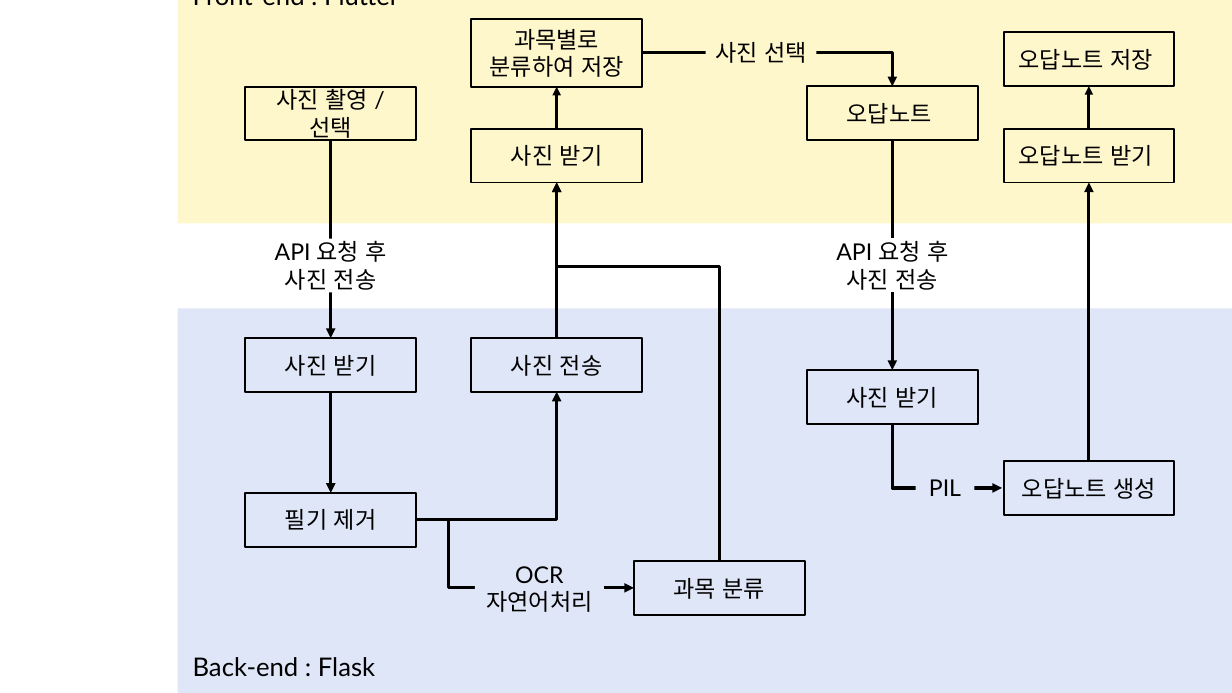
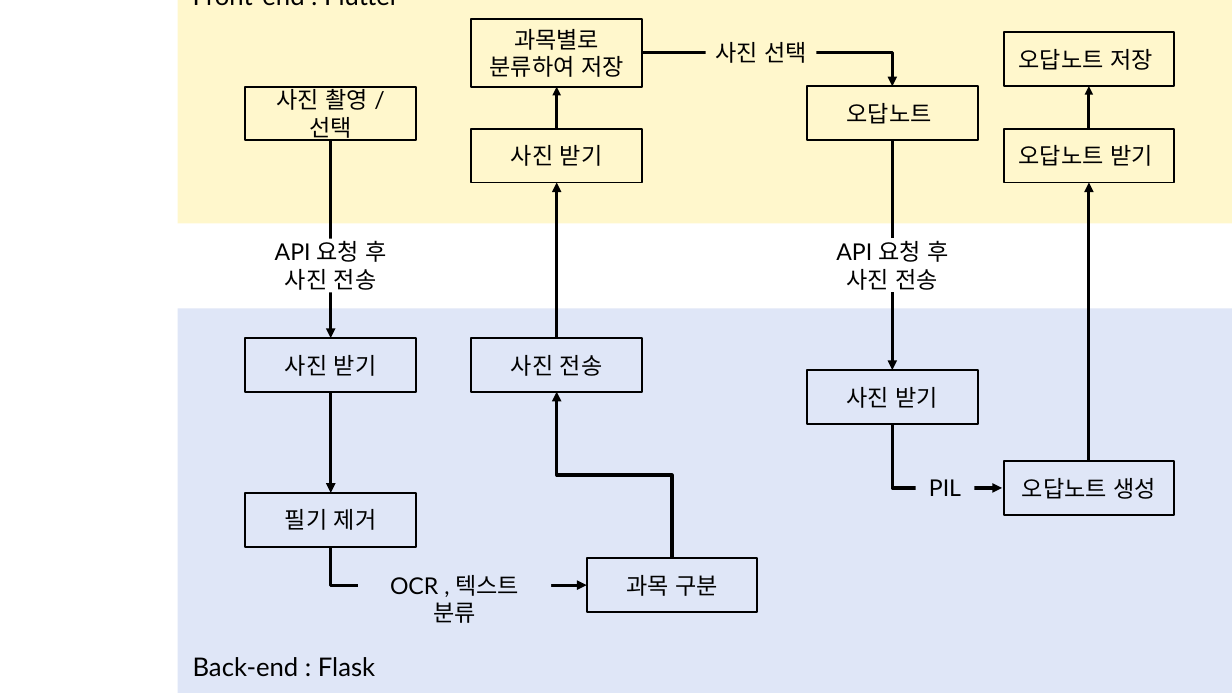
Before and after one commit to dlstjd825/opensource, a slide deck: slide 2 of doc/그림 작업.pptx. Drawn at 1232x693 pixels with LibreOffice and Linux fonts; fonts in the diff are those of the drawing. Boxes give left, top, right and bottom in pixels: in the first picture for what was removed or moved away, otherwise in the second. Text is boxed around its words. In the diff, an @@ line names an element or a change of style, - is before the commit and + after.

```diff
--- a/doc/그림 작업.pptx
+++ b/doc/그림 작업.pptx
@@ elbow arrow removed from (416, 520) to (557, 392) @@
@@ elbow arrow moved from (719, 561) - (557, 183) to (672, 558) - (557, 392) @@
@@ elbow arrow moved from (416, 520) - (634, 588) to (331, 547) - (587, 585) @@
@@ rectangle "과목 구분": place and size @@
-rectangle "과목 구분" at bbox=[634, 561, 805, 615]
+rectangle "과목 구분" at bbox=[587, 558, 758, 612]
@@ text at bbox=[390, 575, 519, 623]: text changed @@
-OCR
-자연어처리
+OCR , 텍스트 분류
@@ text in rectangle at bbox=[626, 575, 718, 596]: text changed @@
-과목 분류
+과목 구분
```
Also in this commit, not shown: 1 other slide changed, 2 other files.
